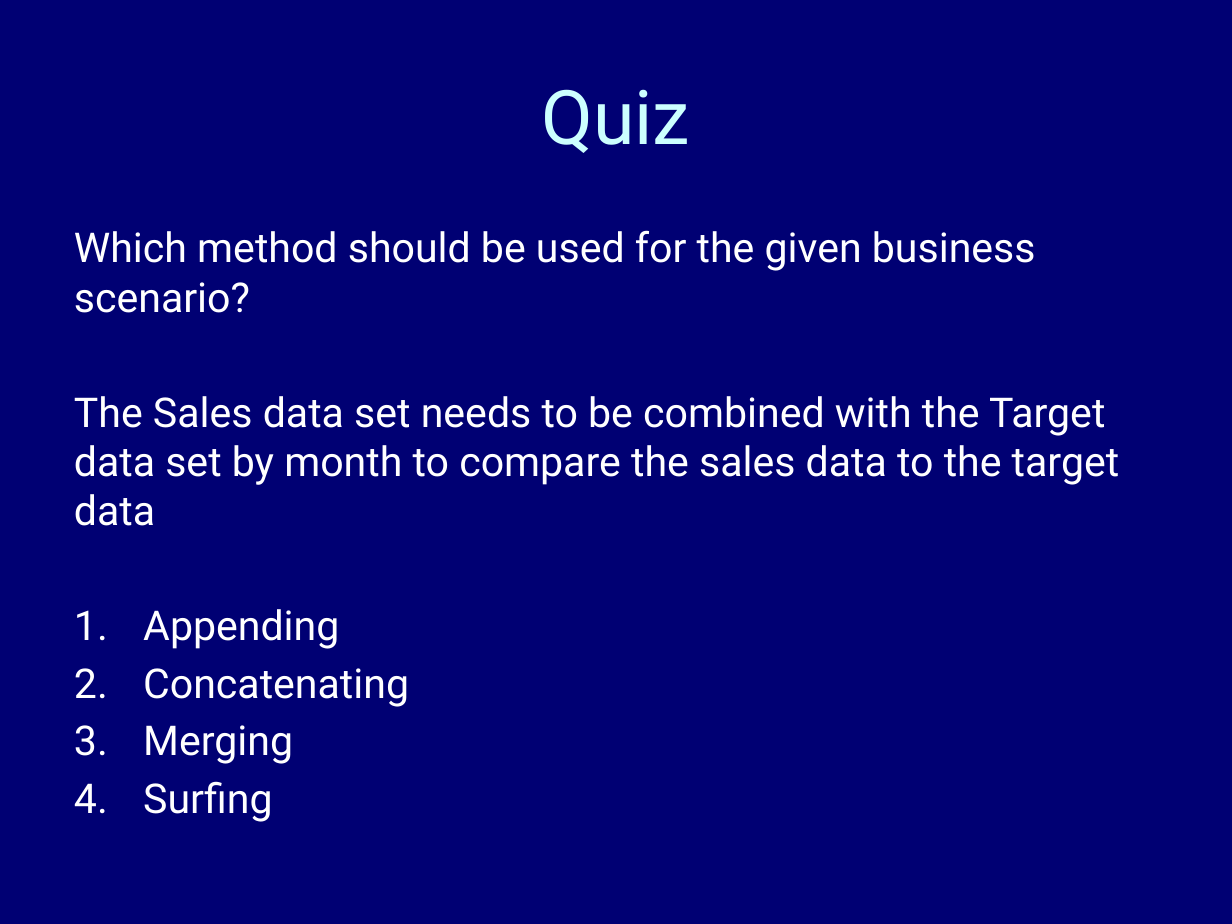
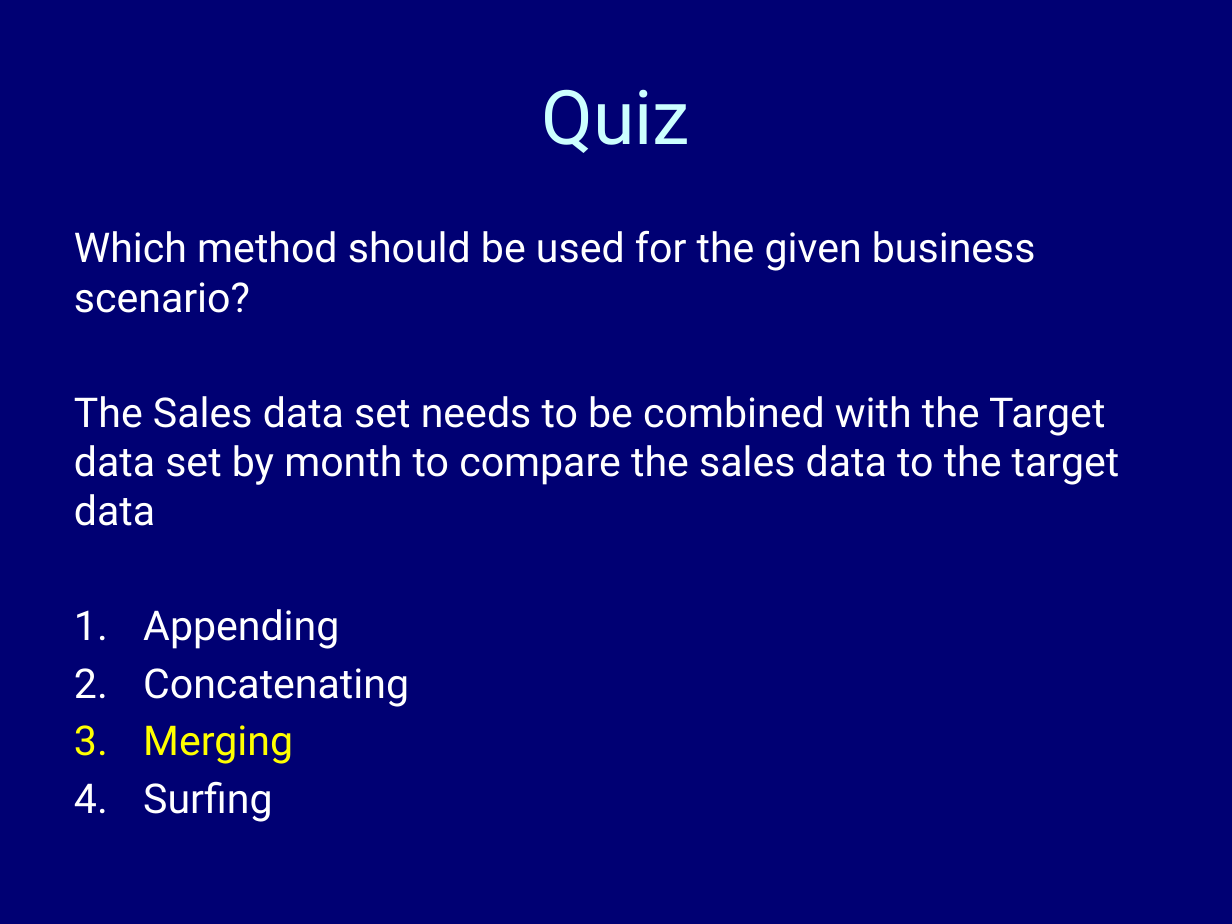
Before and after one commit to kgfitzgerald/stat-7500, a slide deck: slide 25 of files/slides/SAS3.pptx. Drawn at 1232x924 pixels with LibreOffice and Linux fonts; fonts in the diff are those of the drawing. Boxes give left, top, right and bottom in pixels: in the first picture for what was removed or moved away, otherwise in the second. Text is boxed around its words. In the diff, an @@ line names an element or a change of style, - is before the commit and + after.

```diff
--- a/files/slides/SAS3.pptx
+++ b/files/slides/SAS3.pptx
@@ text at [143,725,293,764]: text colour #FFFFFF to #FFFF00 in "Merging" @@
```
Also in this commit, not shown: 4 other slides changed, 5 other files.
